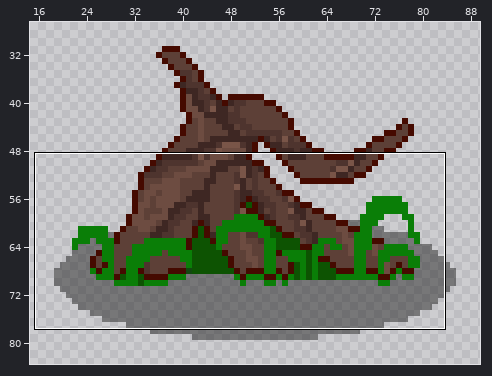
A pixel-art file gets an edit: Assets/Arts/Plant/Plant/Spring/SmallTree_02/SmallTree02_Log.aseprite. Above: a wide view before the commit, with the close-up outlined.
Close-up. The starting point:
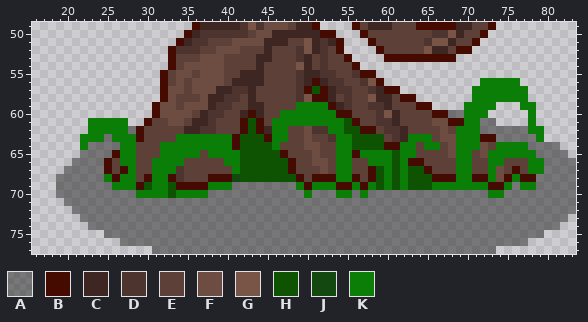
100x100 pixels, 1 frame. Shown: x 16..83, y 49..77. The wide view leaves out empty margins.
Visible layers, top first: "Layer 1" opacity 50%, "Flower", "Log".
Palette (. is transparent): A #21212180  B #450a00  C #3e2723  D #4e342e  E #5d4037  F #6d4c41  G #795548  H #0d5302  J #134811  K #0a7e07
Pixels before, first column x 19:
49 .................BCCCCCDGDFFFECCB....BECCCEEEBBBBBCCEEB..........
50 ................BCDDDDDDEFFCCCCCCBB...BEEEEEEEEDDGCEEB...........
51 ...............BCDDEEEFFFFCCCEEGCDCB...BEEEEEEDGGCEEB............
52 ..............BDDDEEFFFEEECEEEDGCDEB....BEEEEEGCCEBB.............
53 ..............BEEEFFFEEEECCEEEDCEDEEB....BBBBBBBBB...............
54 ..............BEFFFFFEEEECEEEEGCEDEEEB...........................
55 .............BEFFEFFFEECCCEEEEDCCDDEEDBB.........................
56 .............BEFEFFFFECCCCEEEEDCBCDDEEDGB............KKKKK.......
57 .............BFFEFFFCCDDCEEEEEDBHBCDDEEDCBB.........KKKKKKK......
58 .............BFEEEFCCDDECEEEEEDGBBCEDEEGCCEBB.......KKKKKKK......
59 ............BFFEFFFCDDEECCEEEEKKKKBCDEEDDCEEEBB....KKKK...KK.....
60 ............BFFFFECDDEECBCEEKKKKKKKBBEEEDGCEEEEBBAAKKK.....K.....
61 ....KKKKK..BEEFFECCDEEEBHBEKKKKKKKKKHBEEDDCEEEEFFBBKKAA....K.....
62 ....KKKKKABEEEEECCDDEEEBHBCKKEEFDDKKHHBBEDDCEEEEFEKKKAAAAAAKK....
63 ...KKKAKKKBEEEEKKKKKKKBHHHBKKEEFEEDKKHHHHEDCKKKEFFKKKBBAAAAAK....
64 ...KAAAAKKEEEKKKKKKKKKBHHHHKEEEFFEEKKHHHHBBKKEKKEFKKKFEKKKKAAAA..
65 ...AAAABKKEEEKKKKKEKKKKHHHHHBEEEFEEKKBKKKKHKKEEEEFKKEFKKKKKKAAAA.
66 ..AAAABEKKEEKKKKEEEEEKKHHHHHHBEEFFEKKEEKKKHKBBEEEEKKEEKKEEEKKAAAA
67 .AAAAABEBKEEKKKDEEEEEEKHHHHHHBEEEFEKKEEBHKHKHHBEEEKKEEKFEBEKKAAAA
68 AAAAAAKBKKEBKKBDEEEBBBJHHHHHHHBEBBBKKBEBHKHKHHHBBBKKBBKFBKBBAAAAA
69 AAAAAAAKKKBHKKHBBBBKKKAAAAAAAAKBKKKBBKBKHKHKHHHKKKKKKKBBKAKKAAAAA
70 AAAAAAAAAAKKKKHKKKKAAAAAAAAAAAAKAAAKKAKAAAAAAAAAAAAAAAKKAAAAAAAAA
71 .AAAAAAAAAAAAAAAAAAAAAAAAAAAAAAAAAAAAAAAAAAAAAAAAAAAAAAAAAAAAAAAA
72 ..AAAAAAAAAAAAAAAAAAAAAAAAAAAAAAAAAAAAAAAAAAAAAAAAAAAAAAAAAAAAAAA
73 ...AAAAAAAAAAAAAAAAAAAAAAAAAAAAAAAAAAAAAAAAAAAAAAAAAAAAAAAAAAAAA.
74 ....AAAAAAAAAAAAAAAAAAAAAAAAAAAAAAAAAAAAAAAAAAAAAAAAAAAAAAAAAAA..
75 ......AAAAAAAAAAAAAAAAAAAAAAAAAAAAAAAAAAAAAAAAAAAAAAAAAAAAAAA....
76 ........AAAAAAAAAAAAAAAAAAAAAAAAAAAAAAAAAAAAAAAAAAAAAAAAAAA......
77 ............AAAAAAAAAAAAAAAAAAAAAAAAAAAAAAAAAAAAAAAAAAA..........
Now the later version:
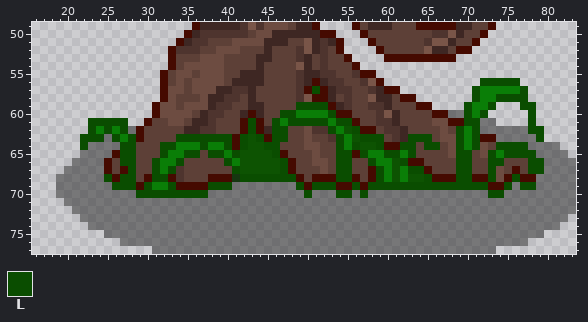
Colours new in this view: L #0a4d00
From old to new:
colour J: #134811 -> #163711
Layer "Flower":
y 56: x 72..76 KKKKK -> LLLLL
y 57: x 51 H -> L; x 71 K -> L; x 77 K -> L
y 58: x 71 K -> L; x 74..77 KKKK -> LLLL
y 59: x 49..52 KKKK -> LLLL; x 70 K -> L; x 73 K -> L; x 77..78 KK -> LL
y 60: x 47..48 KK -> LL; x 53 K -> L; x 70 K -> L; x 72 K -> L; x 78 K -> L
y 61: x 23..27 KKKKK -> LLLLL; x 43 H -> L; x 46 K -> L; x 48..52 KKKKK -> LLLLL; x 54..55 KH -> LL; x 70..71 KK -> LL; x 78 K -> L
y 62: x 23 K -> L; x 25 K -> L; x 27 K -> L; x 43 H -> L; x 46..47 KK -> LL; x 53 K -> L; x 56 H -> L; x 69 K -> L; x 71 K -> L; x 78..79 KK -> LL
y 63: x 22..24 KKK -> LLL; x 26 K -> L; x 28 K -> L; x 34..40 KKKKKKK -> LLLLLLL; x 42 H -> L; x 44 H -> L; x 46..47 KK -> LL; x 54 K -> L; x 57..59 HHH -> LLL; x 63..65 KKK -> LLL; x 69 K -> L; x 71 K -> L; x 79 K -> L
y 64: x 22 K -> L; x 27..28 KK -> LL; x 32..33 KK -> LL; x 37 K -> L; x 40 K -> L; x 42 H -> L; x 45..46 HK -> LL; x 54 K -> L; x 56 H -> L; x 59 H -> L; x 62..63 KK -> LL; x 65..66 KK -> LL; x 69 K -> L; x 71 K -> L; x 74..77 KKKK -> LLLL
y 65: x 27..28 KK -> LL; x 32 K -> L; x 35..36 KK -> LL; x 38..39 KK -> LL; x 41 K -> L; x 46 H -> L; x 54..55 KK -> LL; x 57 K -> L; x 60..61 KH -> LL; x 63 K -> L; x 69..70 KK -> LL; x 73 K -> L; x 75..78 KKKK -> LLLL
y 66: x 27..28 KK -> LL; x 31 K -> L; x 34 K -> L; x 40 K -> L; x 47 H -> L; x 54..55 KK -> LL; x 58 K -> L; x 62 K -> L; x 69..70 KK -> LL; x 73..74 KK -> LL; x 78..79 KK -> LL
y 67: x 28 K -> L; x 31 K -> L; x 33 K -> L; x 41 K -> L; x 47 H -> L; x 54..55 KK -> LL; x 59 H -> L; x 63..64 HH -> LL; x 69..70 KK -> LL; x 73 K -> L; x 78..79 KK -> LL
y 68: x 25 K -> L; x 27..28 KK -> LL; x 31..32 KK -> LL; x 42..48 HHHHHHH -> LLLLLLL; x 54..55 KK -> LL; x 59 H -> L; x 65 H -> L; x 69..70 KK -> LL; x 73 K -> L; x 76 K -> L
y 69: x 26..28 KKK -> LLL; x 30 H -> L; x 33 H -> L; x 38..40 KKK -> LLL; x 49 K -> L; x 51..53 KKK -> LLL; x 56 K -> L; x 58..72 KHKHKHHHKKKKKKK -> LLLLLLLLLLLLLLL; x 75 K -> L; x 77..78 KK -> LL
y 70: x 29..37 KKKKHKKKK -> LLLLLLLLL; x 50 K -> L; x 54..55 KK -> LL; x 57 K -> L; x 73..74 KK -> LL
Pixel boxes of the changes (left, top, right, bottom) in both close-ups:
changed: (80, 78, 544, 198)
